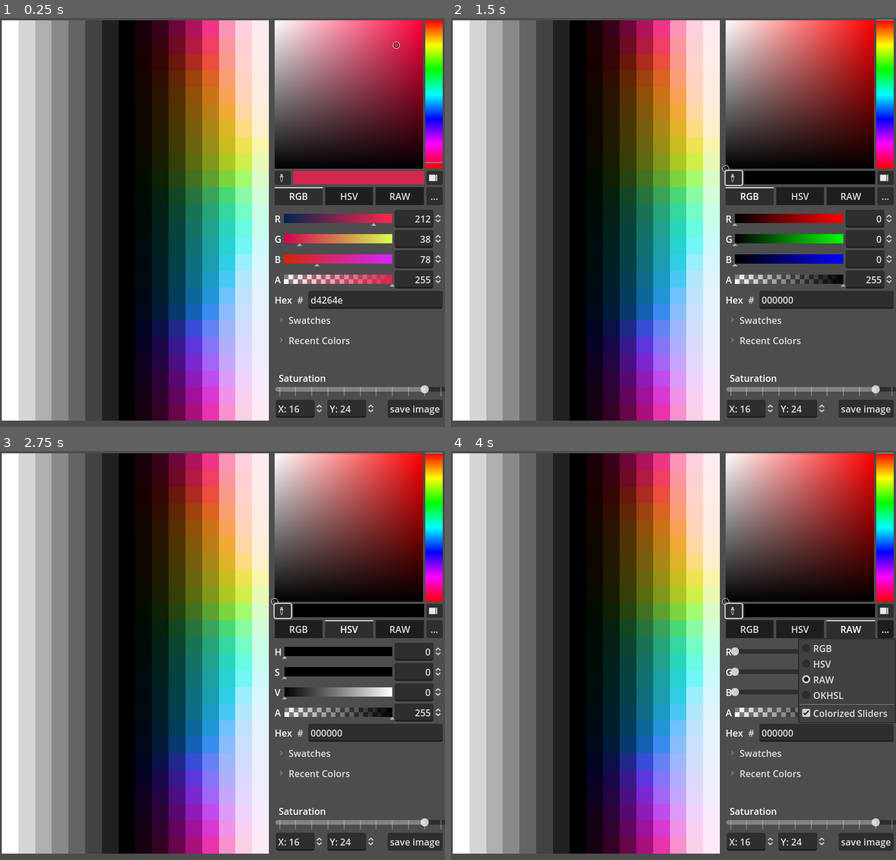
Above: before the commit, frames 1-4 (two rows, left to right).
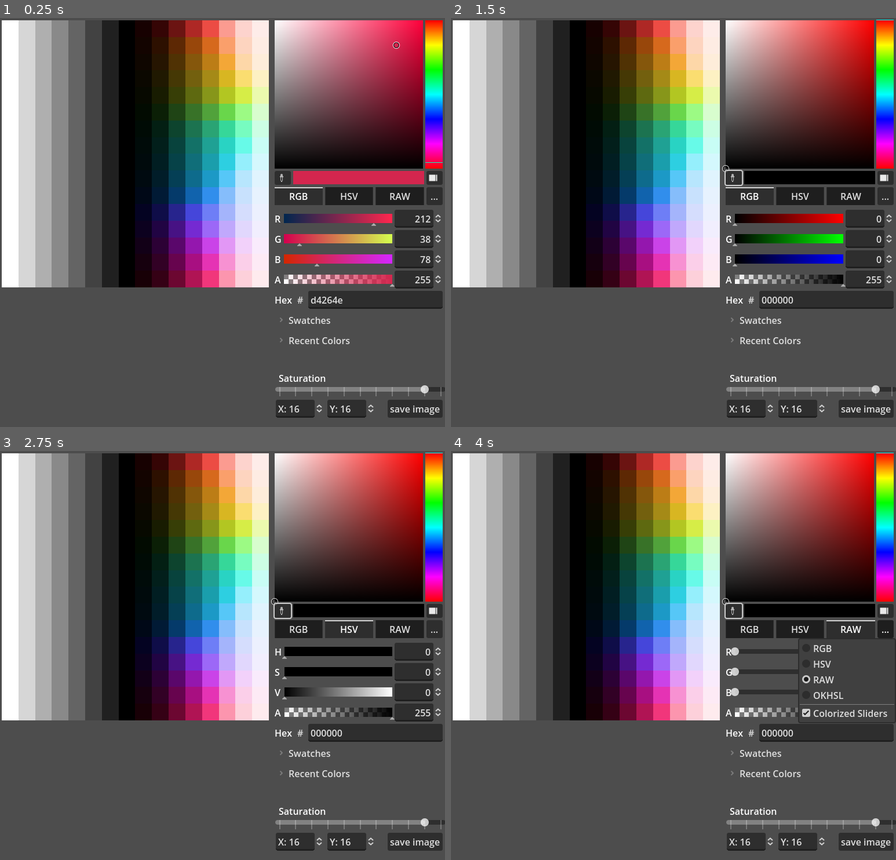
Above: after the commit, the same moments.

Repository: my-ijet/genearate_palette
Game: Godot game, scene res://control.tscn
Two runs of this game, one before a commit and one after it. Both use one fixed random seed, a clock stepped at 60 frames per second and the inputs below.
Inputs (mouse positions are in pixels of both pictures, inside the frame that each line leads up to):
- Up to frame 1 (0.25 s): no input
- Up to frame 2 (1.5 s): click (735, 177) at 0.5 s; click "RGB" at 1.25 s
- Up to frame 3 (2.75 s): click "HSV" at 2 s
- Up to frame 4 (4 s): click "RAW" at 2.75 s; click "..." at 3.5 s

The runs differ from the first frame. In frame 1, 33% of the frame differs, in the area x 0-79%, y 0-99%; in frame 2, 33%; in frame 3, 33%; in frame 4, 33%.

Commit message:
minor changes

Diff:
--- a/control.tscn
+++ b/control.tscn
@@ -15,7 +15,7 @@
 var light_v :PackedFloat64Array= []
 
 func _ready() -> void:
-	dimension.x = 8; dimension.y = 24;
+	dimension.x = 8; dimension.y = 16;
 	img = Image.create(dimension.x*2, dimension.y, false,Image.FORMAT_RGB8)
 	gen_values(); gen_image()
 
@@ -28,7 +28,7 @@
 		gray_v.append(1 - (x * (1.0/(dimension.x-1))))
 
 	for y in range(0,dimension.y):
-		hue_v.append(y * (1.0/dimension.y))
+		hue_v.append(y * (1.0/dimension.y) + .075)
 
 	#for x in range(1,dimension.x+1):
 		#light_v.append(x * (1.0/(dimension.x+1)))
@@ -152,7 +152,7 @@
 offset_right = 648.062
 offset_bottom = 690.0
 step = 2.0
-value = 24.0
+value = 16.0
 rounded = true
 allow_greater = true
 prefix = "Y:"
